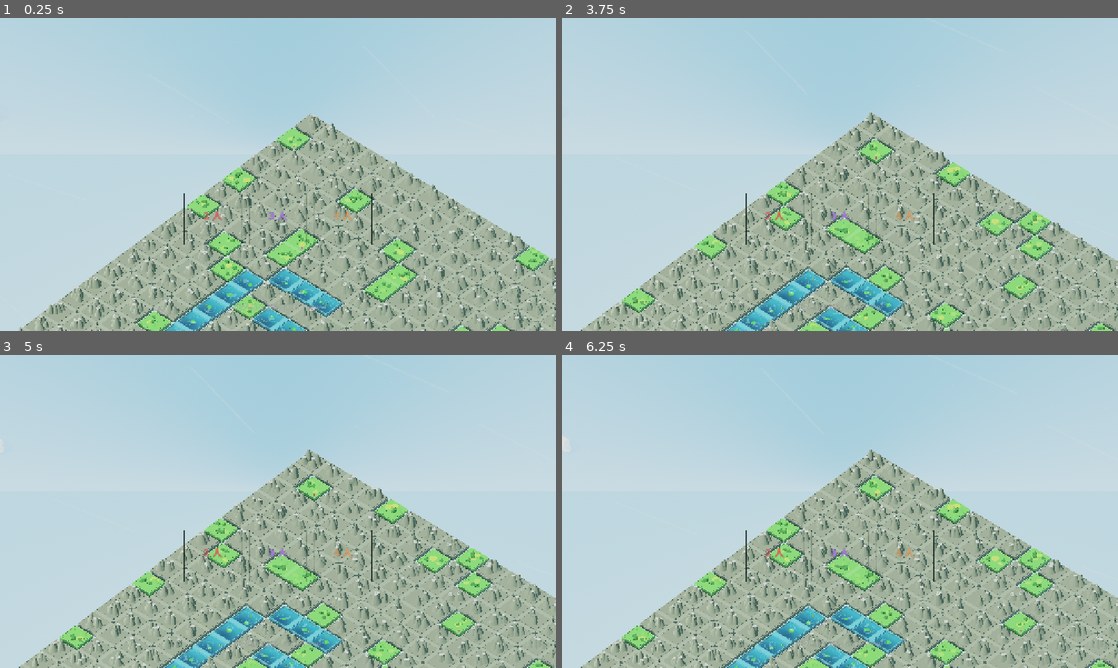
Above: before the commit, frames 1-4 (two rows, left to right).
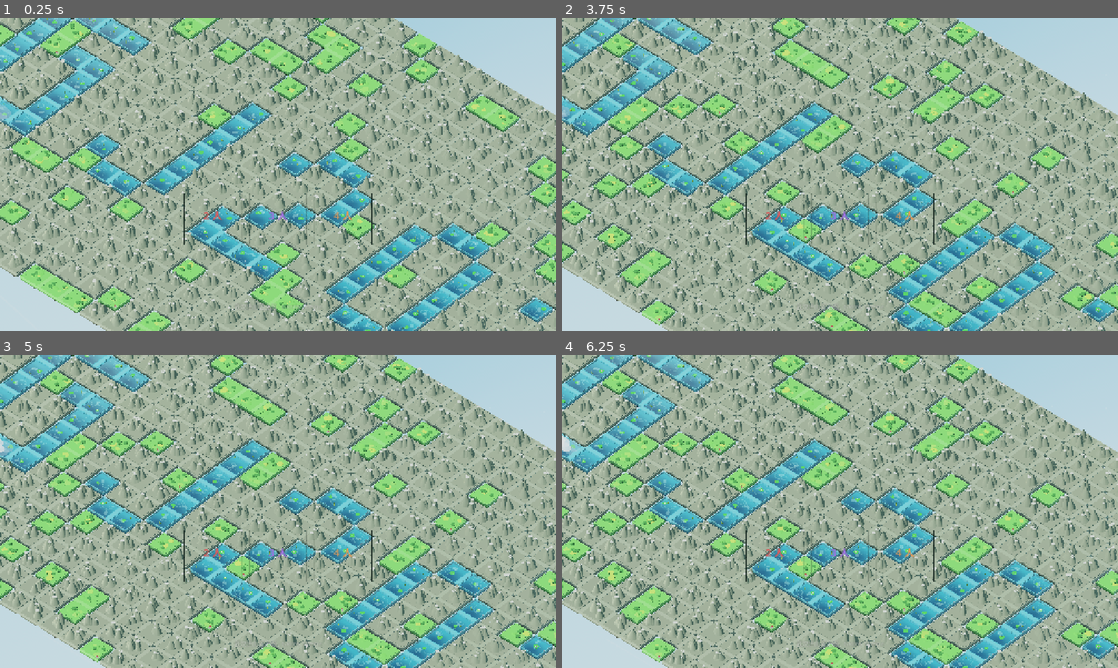
Above: after the commit, the same moments.

Repository: KurtZhang01/growcassonne
Game: Godot game, scene res://scenes/main.tscn
Same seed, same stepped clock (60 frames per second), same inputs: the game is played once before the commit and once after it.
Inputs (mouse positions are in pixels of both pictures, inside the frame that each line leads up to):
- Up to frame 1 (0.25 s): no input
- Up to frame 2 (3.75 s): tap Enter at 0.5 s; move the mouse to (962, 158) at 0.52 s; tap 1 at 0.6 s; click (962, 158) at 0.67 s; tap Space at 0.77 s; drag from (728, 190) to (812, 237) at 1.27 s; move the mouse to (895, 105) at 2.02 s; tap 3 at 2.1 s; click (895, 105) at 2.17 s; drag from (812, 237) to (673, 127) at 2.77 s; move the mouse to (1006, 221) at 3.52 s; tap R at 3.6 s; click (1006, 221) at 3.67 s
- Up to frame 3 (5 s): tap Space at 3.77, 4.25 s; drag from (111, 464) to (194, 433) at 4.27 s
- Up to frame 4 (6.25 s): tap Enter at 5, 5.1 s; move the mouse to (867, 511) at 5.02 s; click (867, 511) at 5.17 s; tap Space at 5.75 s; drag from (756, 433) to (728, 527) at 5.77 s

The runs differ from the first frame. In frame 1, 76% of the frame differs, in the area x 0-100%, y 0-100%; in frame 2, 77%; in frame 3, 77%; in frame 4, 77%.

Commit message:
Fix _world() to use actual grid size instead of GRID_SIZE const, fix title camera centering

Diff:
--- a/scripts/main3d.gd
+++ b/scripts/main3d.gd
@@ -362,8 +362,9 @@
 	sub_label.pixel_size = 0.008
 	add_child(sub_label)
 	# 相机：拉高拉远，看到整个50×20网格
+	var center_world = _world(Vector2i(tw / 2, th / 2))
 	camera.size = 28.0
-	camera.position = Vector3(tw * TILE_SPACING * 0.5, 28, th * TILE_SPACING * 0.4)
+	camera.position = center_world + Vector3(0, 28, 0)
 	camera.rotation_degrees = Vector3(-42, 42, 0)
 
 func _setup_sky_world():
@@ -462,9 +463,11 @@
 			tile_nodes[x].append(null); plant_nodes[x].append(null); decor_nodes[x].append(null)
 
 func _world(pos: Vector2i) -> Vector3:
-	var off = (GRID_SIZE - 1) * TILE_SPACING * 0.5
+	var gw = _grid_width(); var gh = _grid_height()
+	var off_x = (gw - 1) * TILE_SPACING * 0.5
+	var off_z = (gh - 1) * TILE_SPACING * 0.5
 	var logical = pos - grid_origin
-	return Vector3(logical.x * TILE_SPACING - off, 0, logical.y * TILE_SPACING - off)
+	return Vector3(logical.x * TILE_SPACING - off_x, 0, logical.y * TILE_SPACING - off_z)
 
 func _logical_cell(pos: Vector2i) -> Vector2i:
 	return pos - grid_origin
